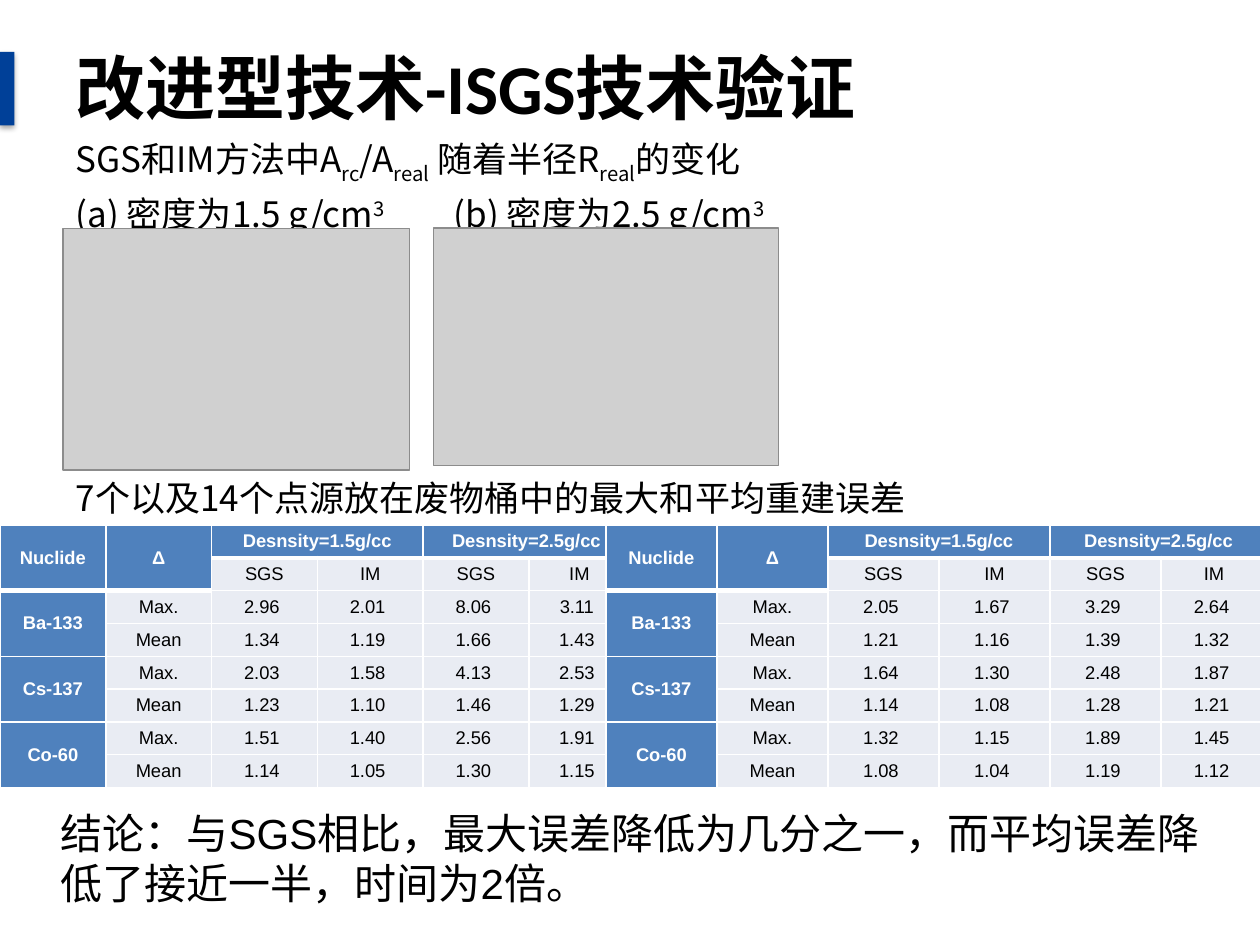
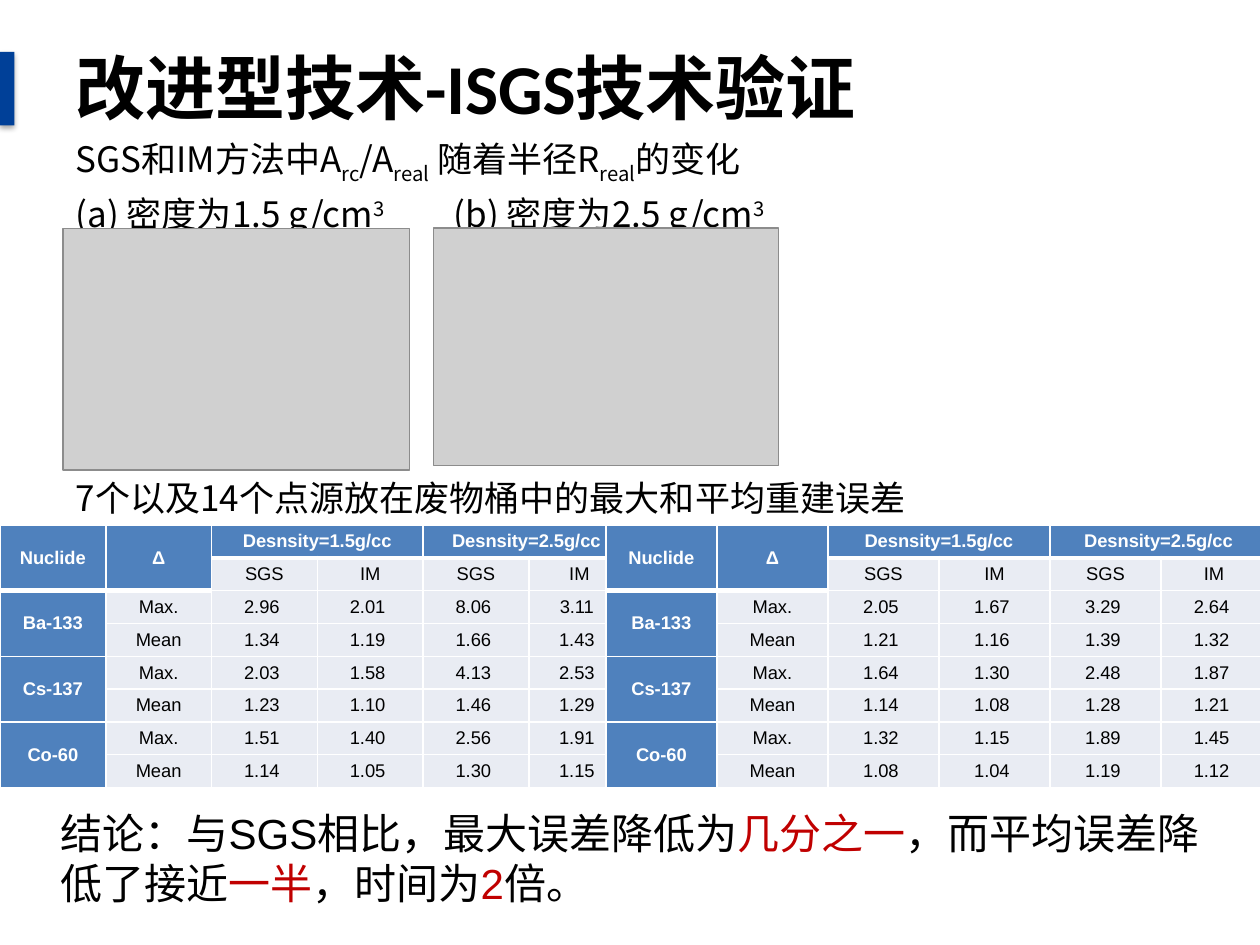
Before and after one commit to danxibao/NDAPapers, a slide deck: slide 25 of 毕业答辩报告.pptx. Drawn at 1260x945 pixels with LibreOffice and Linux fonts; fonts in the diff are those of the drawing; grey boxes stand for pictures; background and template pictures are left out. Boxes give left, top, right and bottom in pixels: in the first picture for what was removed or moved away, otherwise in the second. Text is boxed around its words. In the diff, an @@ line names an element or a change of style, - is before the commit and + after.

```diff
--- a/毕业答辩报告.pptx
+++ b/毕业答辩报告.pptx
@@ text "结论：与SGS相比，最大误差降低为几分之一，而平均误差降低了接近一半，时间为2倍。" at (x1=61, y1=813, x2=1200, y2=904): text colour #000000 to #C00000 in "结论：与SGS相比，最大误差降低为几分之一，而平均误差降低了接近一半，时间为2倍。" @@
```
Also in this commit, not shown: 12 other slides changed, 3 other files.
